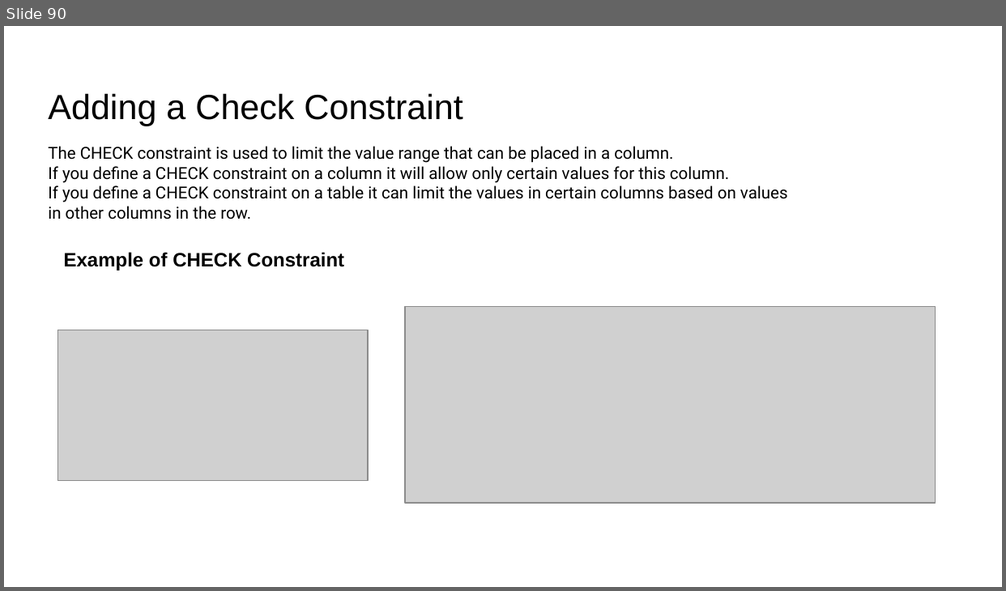
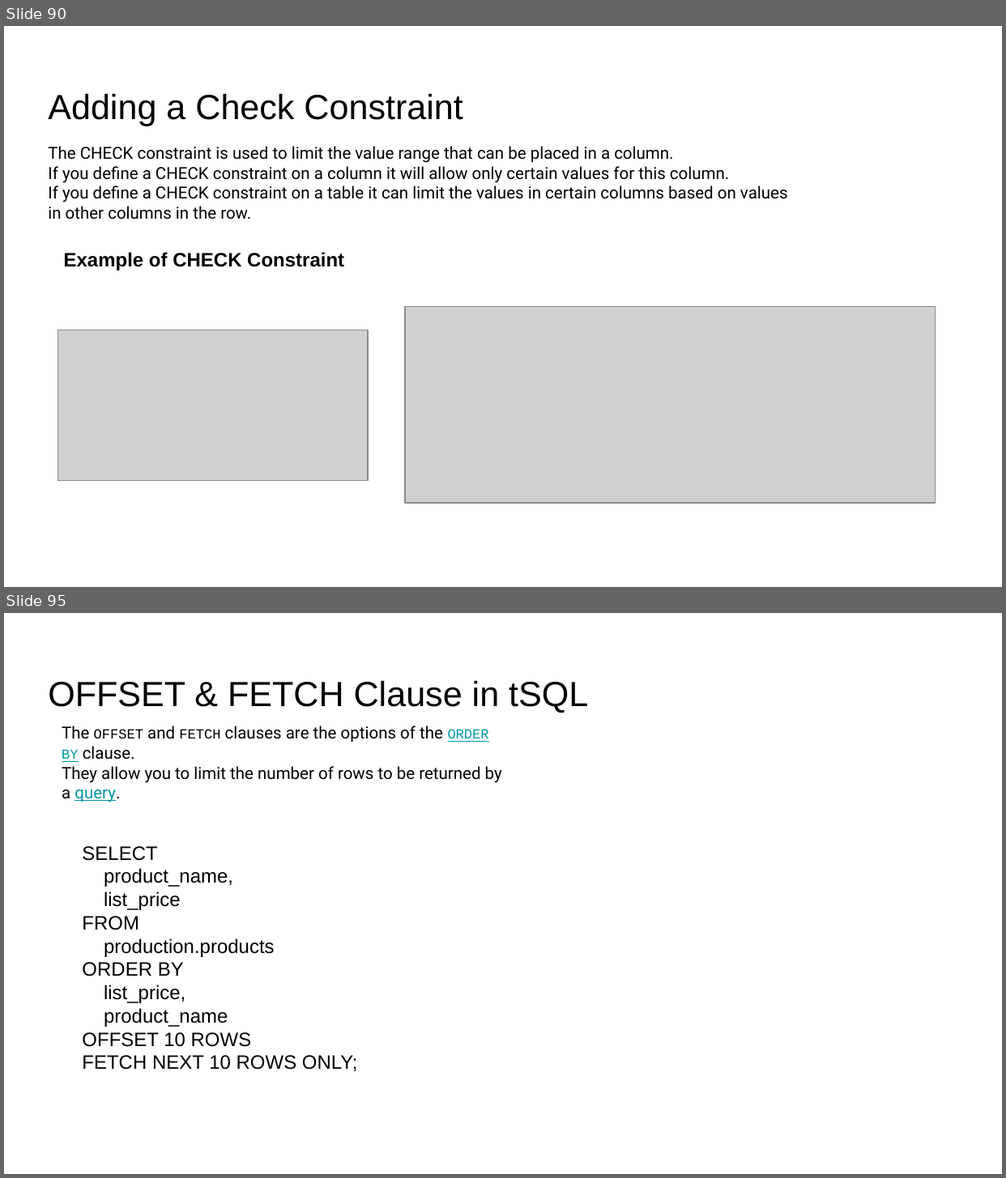
Before and after one commit to imcuteani/Azure_Big_Data_Training, a slide deck: IIHT-Capgemini Big Data Azure Training-Slide.pptx. Shown one above the other, each under a label of ours: slide 90 before the commit, slides 90 and 95 after it; the slides between them are not shown. The pictures are 1006x591 and 1006x1178 pixels, drawn with LibreOffice and Linux fonts; fonts in the diff are those of the drawing; grey boxes stand for pictures. Boxes give left, top, right and bottom in pixels: in the first picture for what was removed or moved away, otherwise in the second. Text is boxed around its words. In the diff, an @@ line names an element or a change of style, - is before the commit and + after.

```diff
--- a/IIHT-Capgemini Big Data Azure Training-Slide.pptx
+++ b/IIHT-Capgemini Big Data Azure Training-Slide.pptx
@@ slide 95 added at (x1=4, y1=613, x2=1002, y2=1174), background #FFFFFF @@
@@ title added at (x1=48, y1=680, x2=588, y2=713), 25.2 pt, text #000000 @@
+OFFSET & FETCH Clause in tSQL
@@ text added at (x1=62, y1=726, x2=502, y2=803), 12 pt, text #000000 @@
+The OFFSET and FETCH clauses are the options of the ORDER BY clause.
+They allow you to limit the number of rows to be returned by a query.
@@ text added at (x1=82, y1=846, x2=358, y2=1071), 14 pt, text #000000 @@
+SELECT
+product_name,
+list_price
+FROM
+production.products
+ORDER BY
+list_price,
+product_name
+OFFSET 10 ROWS
+FETCH NEXT 10 ROWS ONLY;
```
Also in this commit, not shown: 4 other slides added, 9 other files.
